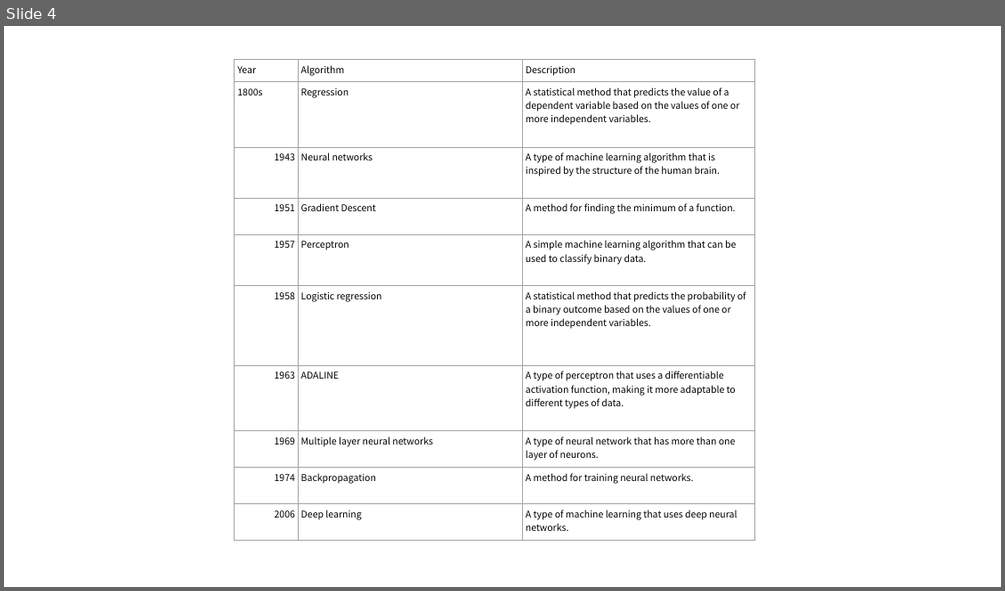
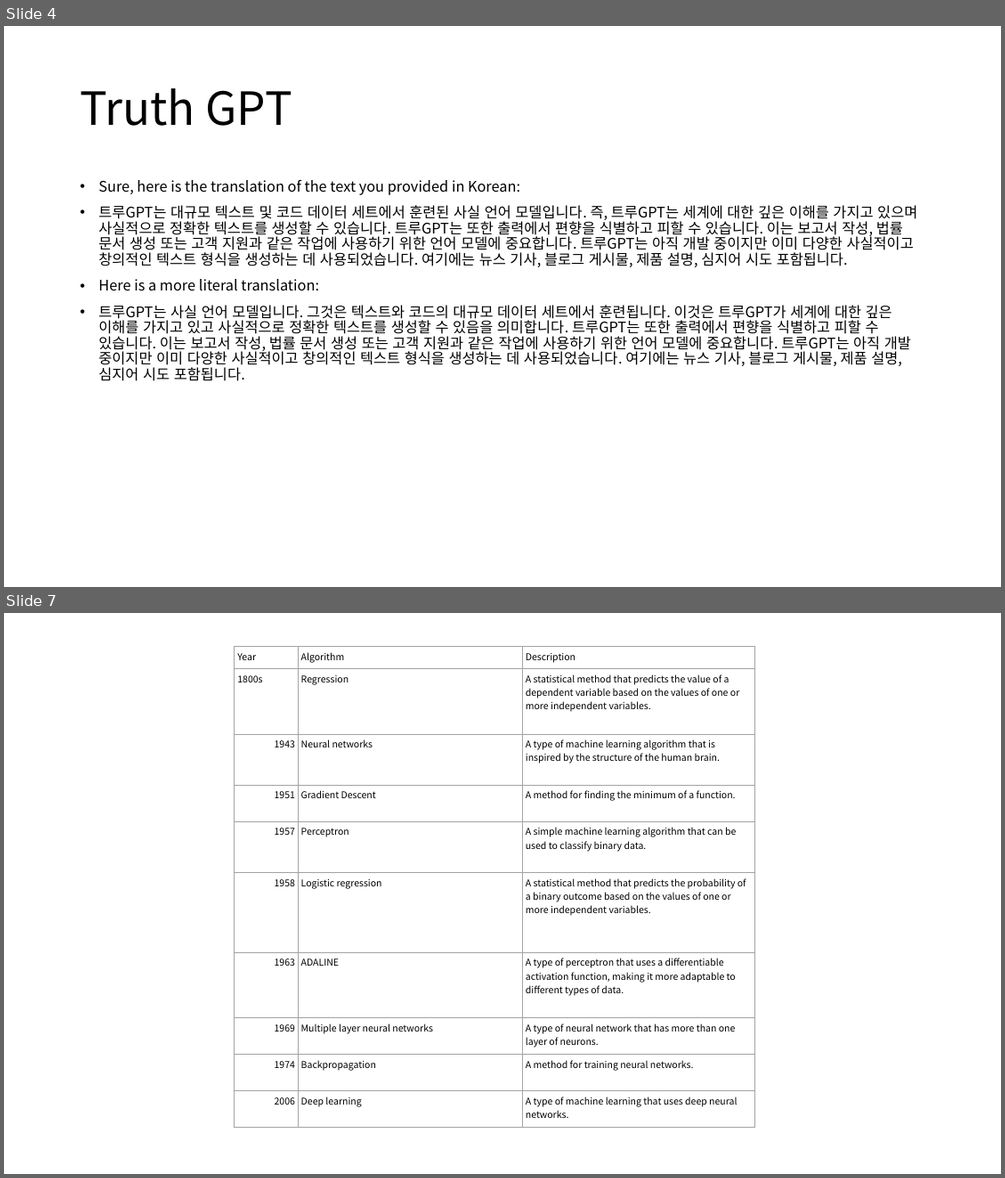
Before and after one commit to MigoJJ/AI_2023.07, a slide deck: AI_07_2023.08.08 - reference.pptx. Shown one above the other, each under a label of ours: slide 4 before the commit, slides 4 and 7 after it; the slides between them are not shown. The pictures are 1005x591 and 1005x1178 pixels, drawn with LibreOffice and Linux fonts; fonts in the diff are those of the drawing. Boxes give left, top, right and bottom in pixels: in the first picture for what was removed or moved away, otherwise in the second. Text is boxed around its words. In the diff, an @@ line names an element or a change of style, - is before the commit and + after.

```diff
--- a/AI_07_2023.08.08 - reference.pptx
+++ b/AI_07_2023.08.08 - reference.pptx
@@ slide 4 added at [4, 26, 1001, 587], background #FFFFFF @@
@@ title added at [80, 88, 292, 126], 44 pt, text #000000 @@
+Truth GPT
@@ text added at [98, 180, 917, 381], 14 pt, text #000000 @@
+• Sure, here is the translation of the text you provided in Korean:
+• 트루GPT는 대규모 텍스트 및 코드 데이터 세트에서 훈련된 사실 언어 모델입니다. 즉, 트루GPT는 세계에 대한 깊은 이해를 가지고 있으며 사실적으로 정확한 텍스트를 생성할 수 있습니다. 트루GPT는 또한 출력에서 편향을 식별하고 피할 수 있습니다. 이는 보고서 작성, 법률 문서 생성 또는 고객 지원과 같은 작업에 사용하기 위한 언어 모델에 중요합니다. 트루GPT는 아직 개발 중이지만 이미 다양한 사실적이고 창의적인 텍스트 형식을 생성하는 데 사용되었습니다. 여기에는 뉴스 기사, 블로그 게시물, 제품 설명, 심지어 시도 포함됩니다.
+• Here is a more literal translation:
+• 트루GPT는 사실 언어 모델입니다. 그것은 텍스트와 코드의 대규모 데이터 세트에서 훈련됩니다. 이것은 트루GPT가 세계에 대한 깊은 이해를 가지고 있고 사실적으로 정확한 텍스트를 생성할 수 있음을 의미합니다. 트루GPT는 또한 출력에서 편향을 식별하고 피할 수 있습니다. 이는 보고서 작성, 법률 문서 생성 또는 고객 지원과 같은 작업에 사용하기 위한 언어 모델에 중요합니다. 트루GPT는 아직 개발 중이지만 이미 다양한 사실적이고 창의적인 텍스트 형식을 생성하는 데 사용되었습니다. 여기에는 뉴스 기사, 블로그 게시물, 제품 설명, 심지어 시도 포함됩니다.
@@ what was slide 4 is now slide 7 @@
```
Also in this commit, not shown: 1 slide changed, 3 other slides added.
